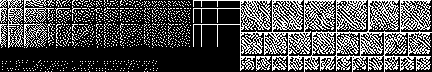
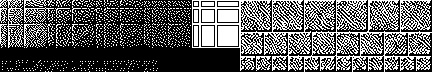
Layered file, before and after one edit (432px x 72px). Changes by layer:
added layer "Paint Layer 1 (pasted)" (1st of 6) above "Paint Layer 1 (pasted)" over (x1=192, y1=0, x2=240, y2=48)
added layer "Paint Layer 1 (pasted)" (2nd of 6) above "Paint Layer 1 (pasted)" over (x1=192, y1=0, x2=240, y2=48)
hid "Paint Layer 1 (pasted)" (3rd of 6) over (x1=192, y1=0, x2=240, y2=48)
